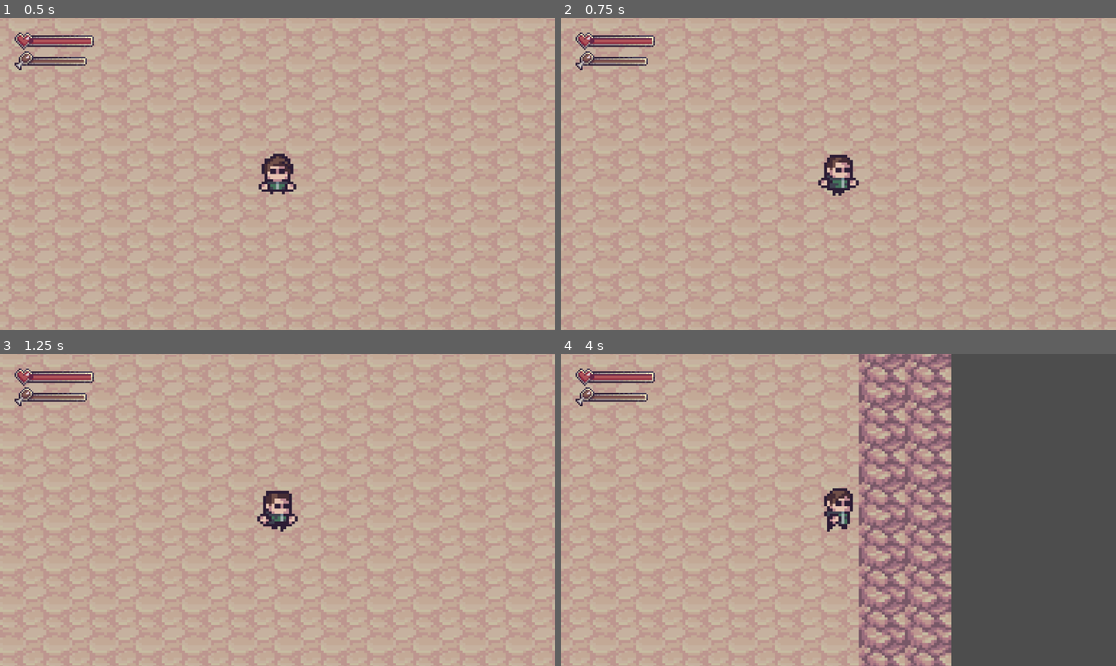
Above: before the commit, frames 1-4 (two rows, left to right).
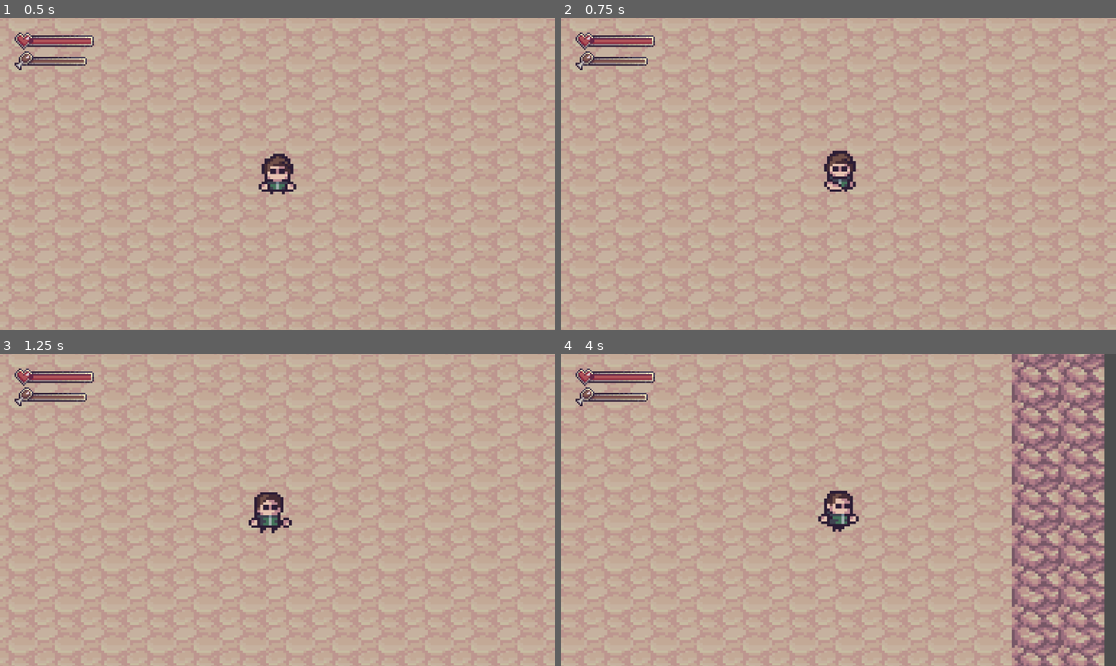
Above: after the commit, the same moments.

Repository: Chivorn99/project-zero-rise-of-the-dead
Game: Godot game, scene res://scene/level/world.tscn
The game is run twice, just before and just after one commit, with the same random seed, the same clock (stepped at 60 frames per second) and the same inputs.
Inputs (mouse positions are in pixels of both pictures, inside the frame that each line leads up to):
- Up to frame 1 (0.5 s): no input
- Up to frame 2 (0.75 s): tap Enter (ui_accept) at 0.5 s; move the mouse to (960, 158) at 0.52 s; press the mouse at (960, 158) at 0.53 s; hold Right (ui_right) from 0.53 s (still down)
- Up to frame 3 (1.25 s): keep holding Right (ui_right); tap Enter (ui_accept) at 0.77 s
- Up to frame 4 (4 s): move the mouse to (727, 525) at 1.27 s; release the mouse at (727, 525) at 1.28 s; click (727, 525) at 1.35 s; tap Enter (ui_accept) at 1.52, 3.02, 3.77 s; move the mouse to (894, 441) at 2.02 s; release Right (ui_right) at 2.03 s; press the mouse at (894, 441) at 2.03 s; hold Left (ui_left) 2.03-2.78 s; move the mouse to (810, 572) at 2.77 s; release the mouse at (810, 572) at 2.78 s; hold Right (ui_right) from 2.78 s (still down); click (810, 572) at 2.85 s; move the mouse to (1005, 556) at 3.52 s; press the mouse at (1005, 556) at 3.53 s

Frame 1 is identical in both runs. In frame 2, 21% of the frame differs, in the area x 0-100%, y 1-100%; in frame 3, 20%; in frame 4, 51%, in the area x 0-98%, y 0-100%.

Commit message:
Implement attack mechanics for player and zombie characters, including cooldowns and animations

Diff:
--- a/project.godot
+++ b/project.godot
@@ -15,6 +15,14 @@
 config/features=PackedStringArray("4.5", "Mobile")
 config/icon="res://icon.svg"
 
+[input]
+
+attack={
+"deadzone": 0.2,
+"events": [Object(InputEventMouseButton,"resource_local_to_scene":false,"resource_name":"","device":-1,"window_id":0,"alt_pressed":false,"shift_pressed":false,"ctrl_pressed":false,"meta_pressed":false,"button_mask":0,"position":Vector2(0, 0),"global_position":Vector2(0, 0),"factor":1.0,"button_index":1,"canceled":false,"pressed":false,"double_click":false,"script":null)
+]
+}
+
 [rendering]
 
 textures/canvas_textures/default_texture_filter=0
--- a/scene/player.gd
+++ b/scene/player.gd
@@ -10,16 +10,28 @@
 var current_hunger = 100
 var is_dead = false
 var spawn_position = Vector2.ZERO
+var is_attacking = false
+var attack_cooldown = 0.0
+const ATTACK_COOLDOWN_TIME = 0.4 # Seconds between attacks
 
 @onready var anim = $AnimatedSprite2D
 @onready var health_bar = $UI/HealthBar
 @onready var hunger_bar = $UI/HungerBar
+@onready var hitbox = $Hitbox
+@onready var hitbox_shape = $Hitbox/CollisionShape2D
 
 var last_direction = Vector2.DOWN
 
-# 1. INITIALIZE THE BARS WHEN THE GAME STARTS
 func _ready():
 	spawn_position = global_position
+
+	if anim.sprite_frames:
+		if anim.sprite_frames.has_animation("attack_up"):
+			anim.sprite_frames.set_animation_loop("attack_up", false)
+		if anim.sprite_frames.has_animation("attack_down"):
+			anim.sprite_frames.set_animation_loop("attack_down", false)
+		if anim.sprite_frames.has_animation("attack_side"):
+			anim.sprite_frames.set_animation_loop("attack_side", false)
 
 	health_bar.max_value = max_hp
 	health_bar.value = current_hp
@@ -31,7 +43,27 @@
 	if is_dead:
 		return
 
+	# Tick down attack cooldown
+	if attack_cooldown > 0:
+		attack_cooldown -= delta
+
+	if is_attacking:
+		if not Input.is_action_pressed("attack"):
+			is_attacking = false
+			hitbox_shape.disabled = true # Make sure hitbox turns off
+			if last_direction.y < 0:
+				anim.play("idle_up")
+			elif last_direction.y > 0:
+				anim.play("idle_down")
+			else:
+				anim.play("idle_side")
+		return
+
 	var direction = Vector2.ZERO
+
+	if Input.is_action_pressed("attack") and attack_cooldown <= 0:
+		attack()
+		return
 
 	# INPUT
 	if Input.is_action_pressed("ui_right") or Input.is_key_pressed(KEY_D):
@@ -72,7 +104,6 @@
 
 	move_and_slide()
 
-# 2. THE FUNCTION THE ZOMBIE WILL TRIGGER
 func take_damage(amount):
 	if is_dead:
 		return
@@ -87,9 +118,10 @@
 
 func die():
 	is_dead = true
-	velocity = Vector2.ZERO # Stop sliding
+	is_attacking = false
+	hitbox_shape.disabled = true # Turn off hitbox on death
+	velocity = Vector2.ZERO
 
-	# Play the correct death animation based on where we were looking
 	if last_direction.y < 0:
 		anim.play("death_one_side")
 	elif last_direction.y > 0:
@@ -97,7 +129,6 @@
 	else:
 		anim.play("death_one_side")
 
-	# MAGIC PAUSE: Wait for 3 seconds before respawning
 	await get_tree().create_timer(3).timeout
 	respawn()
 
@@ -111,6 +142,42 @@
 	hunger_bar.value = current_hunger
 
 	is_dead = false
+	is_attacking = false
+	attack_cooldown = 0.0
+	hitbox_shape.disabled = true # Make sure hitbox is off on respawn
 	last_direction = Vector2.DOWN
 	anim.flip_h = false
 	anim.play("idle_down")
+
+
+func attack():
+	is_attacking = true
+	velocity = Vector2.ZERO
+
+	# Turn the hitbox ON
+	hitbox_shape.disabled = false
+
+	if last_direction.y < 0:
+		anim.play("attack_up")
+		hitbox.position = Vector2(0, -15) # Move hitbox Up
+	elif last_direction.y > 0:
+		anim.play("attack_down")
+		hitbox.position = Vector2(0, 15) # Move hitbox Down
+	else:
+		anim.play("attack_side")
+		if anim.flip_h:
+			hitbox.position = Vector2(-15, 0) # Move hitbox Left
+		else:
+			hitbox.position = Vector2(15, 0) # Move hitbox Right
+
+func _on_animated_sprite_2d_animation_finished() -> void:
+	if anim.animation.begins_with("attack"):
+		is_attacking = false
+		attack_cooldown = ATTACK_COOLDOWN_TIME # Start cooldown after swing
+		hitbox_shape.disabled = true # Turn the hitbox OFF
+
+
+func _on_hitbox_body_entered(body):
+	# Make sure the thing we hit has health, and isn't the player!
+	if body.has_method("take_damage") and body != self:
+		body.take_damage(25) # A punch does 25 damage!
--- a/scene/player.tscn
+++ b/scene/player.tscn
@@ -1,12 +1,15 @@
-[gd_scene load_steps=80 format=3 uid="uid://bdm8702e2w72g"]
+[gd_scene load_steps=96 format=3 uid="uid://bdm8702e2w72g"]
 
 [ext_resource type="Texture2D" uid="uid://78sreo03qev5" path="res://assets/sprites/Character/Main/Idle/Character_down_idle-Sheet6.png" id="1_4flbx"]
 [ext_resource type="Script" uid="uid://baxoen72ye6x3" path="res://scene/player.gd" id="1_dk1vr"]
 [ext_resource type="Texture2D" uid="uid://cp3dlvv25bs5c" path="res://assets/sprites/Character/Main/Idle/Character_side-left_idle-Sheet6.png" id="2_ct4mp"]
 [ext_resource type="Texture2D" uid="uid://b775s2vvfpc4i" path="res://assets/sprites/Character/Main/Death/Character_side-left_death1-Sheet6.png" id="2_j4wxg"]
+[ext_resource type="Texture2D" uid="uid://de38tm6xi2sd" path="res://assets/sprites/Character/Main/Punch/Character_down_punch-Sheet4.png" id="2_v4iqv"]
+[ext_resource type="Texture2D" uid="uid://pr0dyxeecxhe" path="res://assets/sprites/Character/Main/Punch/Character_side_punch-Sheet4.png" id="3_42h83"]
 [ext_resource type="Texture2D" uid="uid://bj4xgh7fw3ot6" path="res://assets/sprites/Character/Main/Death/Character_side-left_death3-Sheet7.png" id="3_bup7g"]
 [ext_resource type="Texture2D" uid="uid://bhlljfoyx3bn6" path="res://assets/sprites/Character/Main/Idle/Character_side_idle-Sheet6.png" id="3_s4jxa"]
 [ext_resource type="Texture2D" uid="uid://cu4yxxm283tbr" path="res://assets/sprites/Character/Main/Death/Character_side-left_death2-Sheet7.png" id="4_4ja17"]
+[ext_resource type="Texture2D" uid="uid://dpmimjum81pee" path="res://assets/sprites/Character/Main/Punch/Character_up_punch-Sheet4.png" id="4_iuf2t"]
 [ext_resource type="Texture2D" uid="uid://c5u77k6odvmla" path="res://assets/sprites/Character/Main/Idle/Character_up_idle-Sheet6.png" id="4_oh5ij"]
 [ext_resource type="Texture2D" uid="uid://bv62gdec8t4gc" path="res://assets/sprites/Character/Main/Run/Character_down_run-Sheet6.png" id="5_hp4bs"]
 [ext_resource type="Texture2D" uid="uid://u7po2rwbr1gf" path="res://assets/sprites/Character/Main/Run/Character_side_run-Sheet6.png" id="6_g2vtq"]
@@ -16,6 +19,54 @@
 [ext_resource type="Texture2D" uid="uid://bcjxw1uuri0e5" path="res://assets/hunger/Hunger-Bar.png" id="11_j4wxg"]
 [ext_resource type="Texture2D" uid="uid://bpfs4774ddsb5" path="res://assets/hunger/Hunger.png" id="12_bup7g"]
 
+[sub_resource type="AtlasTexture" id="AtlasTexture_0a317"]
+atlas = ExtResource("2_v4iqv")
+region = Rect2(0, 0, 12, 18)
+
+[sub_resource type="AtlasTexture" id="AtlasTexture_ofccr"]
+atlas = ExtResource("2_v4iqv")
+region = Rect2(12, 0, 12, 18)
+
+[sub_resource type="AtlasTexture" id="AtlasTexture_ytl04"]
+atlas = ExtResource("2_v4iqv")
+region = Rect2(24, 0, 12, 18)
+
+[sub_resource type="AtlasTexture" id="AtlasTexture_ec2ns"]
+atlas = ExtResource("2_v4iqv")
+region = Rect2(36, 0, 12, 18)
+
+[sub_resource type="AtlasTexture" id="AtlasTexture_3mmt4"]
+atlas = ExtResource("3_42h83")
+region = Rect2(0, 0, 20, 18)
+
+[sub_resource type="AtlasTexture" id="AtlasTexture_8pv5j"]
+atlas = ExtResource("3_42h83")
+region = Rect2(20, 0, 20, 18)
+
+[sub_resource type="AtlasTexture" id="AtlasTexture_j2mpt"]
+atlas = ExtResource("3_42h83")
+region = Rect2(40, 0, 20, 18)
+
+[sub_resource type="AtlasTexture" id="AtlasTexture_5rvhh"]
+atlas = ExtResource("3_42h83")
+region = Rect2(60, 0, 20, 18)
+
+[sub_resource type="AtlasTexture" id="AtlasTexture_llvc7"]
+atlas = ExtResource("4_iuf2t")
+region = Rect2(0, 0, 12, 17)
+
+[sub_resource type="AtlasTexture" id="AtlasTexture_ywa8g"]
+atlas = ExtResource("4_iuf2t")
+region = Rect2(12, 0, 12, 17)
+
+[sub_resource type="AtlasTexture" id="AtlasTexture_lgg88"]
+atlas = ExtResource("4_iuf2t")
+region = Rect2(24, 0, 12, 17)
+
+[sub_resource type="AtlasTexture" id="AtlasTexture_x5omm"]
+atlas = ExtResource("4_iuf2t")
+region = Rect2(36, 0, 12, 17)
+
 [sub_resource type="AtlasTexture" id="AtlasTexture_slqdk"]
 atlas = ExtResource("2_j4wxg")
 region = Rect2(0, 0, 21, 16)
@@ -268,6 +319,57 @@
 animations = [{
 "frames": [{
 "duration": 1.0,
+"texture": SubResource("AtlasTexture_0a317")
+}, {
+"duration": 1.0,
+"texture": SubResource("AtlasTexture_ofccr")
+}, {
+"duration": 1.0,
+"texture": SubResource("AtlasTexture_ytl04")
+}, {
+"duration": 1.0,
+"texture": SubResource("AtlasTexture_ec2ns")
+}],
+"loop": true,
+"name": &"attack_down",
+"speed": 16.0
+}, {
+"frames": [{
+"duration": 1.0,
+"texture": SubResource("AtlasTexture_3mmt4")
+}, {
+"duration": 1.0,
+"texture": SubResource("AtlasTexture_8pv5j")
+}, {
+"duration": 1.0,
+"texture": SubResource("AtlasTexture_j2mpt")
+}, {
+"duration": 1.0,
+"texture": SubResource("AtlasTexture_5rvhh")
+}],
+"loop": true,
+"name": &"attack_side",
+"speed": 16.0
+}, {
+"frames": [{
+"duration": 1.0,
+"texture": SubResource("AtlasTexture_llvc7")
+}, {
+"duration": 1.0,
+"texture": SubResource("AtlasTexture_ywa8g")
+}, {
+"duration": 1.0,
+"texture": SubResource("AtlasTexture_lgg88")
+}, {
+"duration": 1.0,
+"texture": SubResource("AtlasTexture_x5omm")
+}],
+"loop": true,
+"name": &"attack_up",
+"speed": 16.0
+}, {
+"frames": [{
+"duration": 1.0,
 "texture": SubResource("AtlasTexture_slqdk")
 }, {
 "duration": 1.0,
@@ -506,13 +608,16 @@
 [sub_resource type="RectangleShape2D" id="RectangleShape2D_onrkg"]
 size = Vector2(14, 16)
 
+[sub_resource type="RectangleShape2D" id="RectangleShape2D_v4iqv"]
+size = Vector2(4, 4)
+
 [node name="Player" type="CharacterBody2D"]
 script = ExtResource("1_dk1vr")
 
 [node name="AnimatedSprite2D" type="AnimatedSprite2D" parent="."]
 texture_filter = 1
 sprite_frames = SubResource("SpriteFrames_3vgh4")
-animation = &"death_two_side"
+animation = &"idle_down"
 
 [node name="CollisionShape2D" type="CollisionShape2D" parent="."]
 shape = SubResource("RectangleShape2D_onrkg")
@@ -543,3 +648,13 @@
 
 [node name="Camera2D" type="Camera2D" parent="."]
 zoom = Vector2(6, 5.3)
+
+[node name="Hitbox" type="Area2D" parent="."]
+
+[node name="CollisionShape2D" type="CollisionShape2D" parent="Hitbox"]
+position = Vector2(5, 5)
+shape = SubResource("RectangleShape2D_v4iqv")
+disabled = true
+
+[connection signal="animation_finished" from="AnimatedSprite2D" to="." method="_on_animated_sprite_2d_animation_finished"]
+[connection signal="body_entered" from="Hitbox" to="." method="_on_hitbox_body_entered"]
--- a/scene/zombie.gd
+++ b/scene/zombie.gd
@@ -7,11 +7,25 @@
 
 var player = null
 var is_attacking = false
+var is_dying = false
+var health = 50 # 2 punches will kill them!
+var attack_cooldown = 0.0
+const ATTACK_COOLDOWN_TIME = 0.6 # Seconds between attacks
+const DAMAGE_RANGE = 25.0 # Must still be this close when hit lands
 
 func _ready():
 	player = get_tree().current_scene.get_node_or_null("Player")
+	if anim.sprite_frames and anim.sprite_frames.has_animation("death_side"):
+		anim.sprite_frames.set_animation_loop("death_side", false)
 
 func _physics_process(delta):
+	if is_dying:
+		return
+
+	# Tick down attack cooldown
+	if attack_cooldown > 0:
+		attack_cooldown -= delta
+
 	if player == null or player.is_dead:
 		is_attacking = false
 		velocity = Vector2.ZERO
@@ -24,8 +38,7 @@
 	var distance = global_position.distance_to(player.global_position)
 	var direction = global_position.direction_to(player.global_position)
 
-	# CHECK FOR ATTACK
-	if distance < ATTACK_RANGE:
+	if distance < ATTACK_RANGE and attack_cooldown <= 0:
 		attack(direction)
 		return
 
@@ -47,9 +60,6 @@
 	is_attacking = true
 	velocity = Vector2.ZERO
 
-	if player.has_method("take_damage"):
-		player.take_damage(10)
-
 	# Play the right attack animation
 	if abs(direction.x) > abs(direction.y):
 		anim.play("first_attack_side")
@@ -60,6 +70,35 @@
 		else:
 			anim.play("first_attack_down")
 
+	# Delay damage to mid-animation so player can react / dodge
+	await get_tree().create_timer(0.3).timeout
+
+	# Verify zombie is still alive and player is still in range
+	if is_dying or player == null or player.is_dead:
+		return
+	var dist = global_position.distance_to(player.global_position)
+	if dist < DAMAGE_RANGE and player.has_method("take_damage"):
+		player.take_damage(10)
+
 func _on_animated_sprite_2d_animation_finished() -> void:
 	if anim.animation.begins_with("first_attack"):
 		is_attacking = false
+		attack_cooldown = ATTACK_COOLDOWN_TIME # Pause before next attack
+	elif anim.animation == "death_side":
+		queue_free()
+
+func take_damage(amount):
+	if is_dying:
+		return
+
+	health -= amount
+	print("Zombie hit! Health: ", health)
+
+	if health <= 0:
+		die()
+
+func die():
+	is_dying = true
+	is_attacking = false
+	velocity = Vector2.ZERO
+	anim.play("death_side")
--- a/scene/zombie.tscn
+++ b/scene/zombie.tscn
@@ -384,7 +384,7 @@
 "duration": 1.0,
 "texture": SubResource("AtlasTexture_6kkhx")
 }],
-"loop": true,
+"loop": false,
 "name": &"death_side",
 "speed": 5.0
 }, {
@@ -700,7 +700,7 @@
 
 [node name="AnimatedSprite2D" type="AnimatedSprite2D" parent="."]
 sprite_frames = SubResource("SpriteFrames_b3mqo")
-animation = &"second_attack_up"
+animation = &"idle_down"
 
 [node name="CollisionShape2D" type="CollisionShape2D" parent="."]
 shape = SubResource("RectangleShape2D_xdej8")
